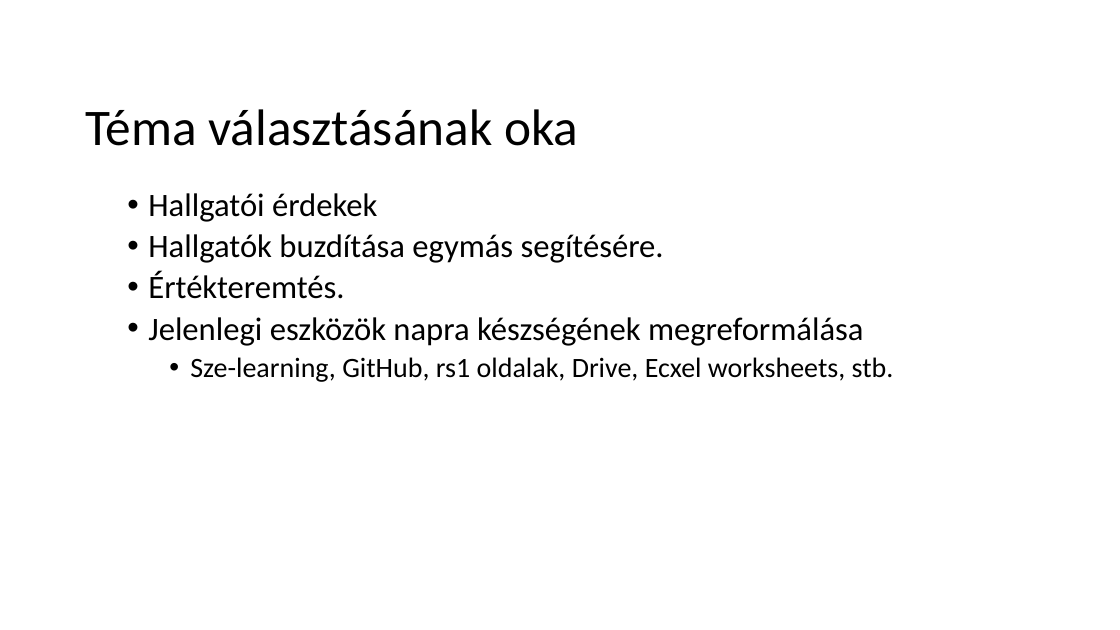
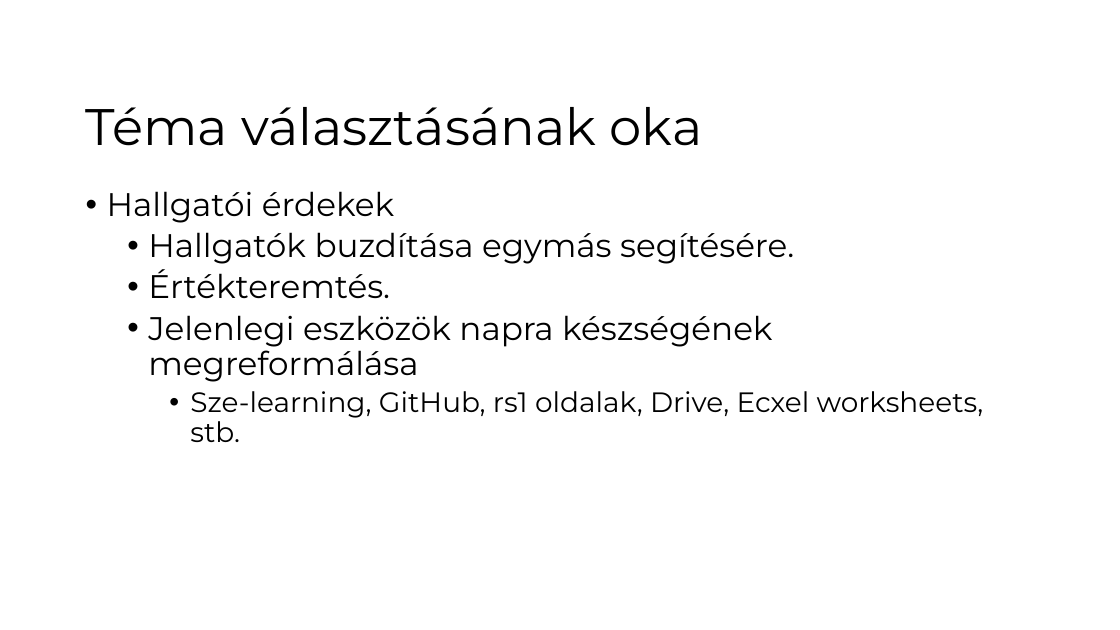
Before and after one commit to Azozzer/Projetkmunka-1-2, a slide deck: slide 2 of SZE_tantargyi_tudasbazis.pptx. Drawn at 1120x630 pixels with LibreOffice and Linux fonts; fonts in the diff are those of the drawing; background and template pictures are left out. Boxes give left, top, right and bottom in pixels: in the first picture for what was removed or moved away, otherwise in the second. Text is boxed around its words. In the diff, an @@ line names an element or a change of style, - is before the commit and + after.

```diff
--- a/SZE_tantargyi_tudasbazis.pptx
+++ b/SZE_tantargyi_tudasbazis.pptx
@@ title "Téma választásának oka" at (85,107,703,146): font Calibri to Montserrat @@
@@ text "Hallgatói érdekek" at (107,191,984,442): font Calibri to Montserrat; indent changed @@
```
Also in this commit, not shown: 6 other slides changed.
